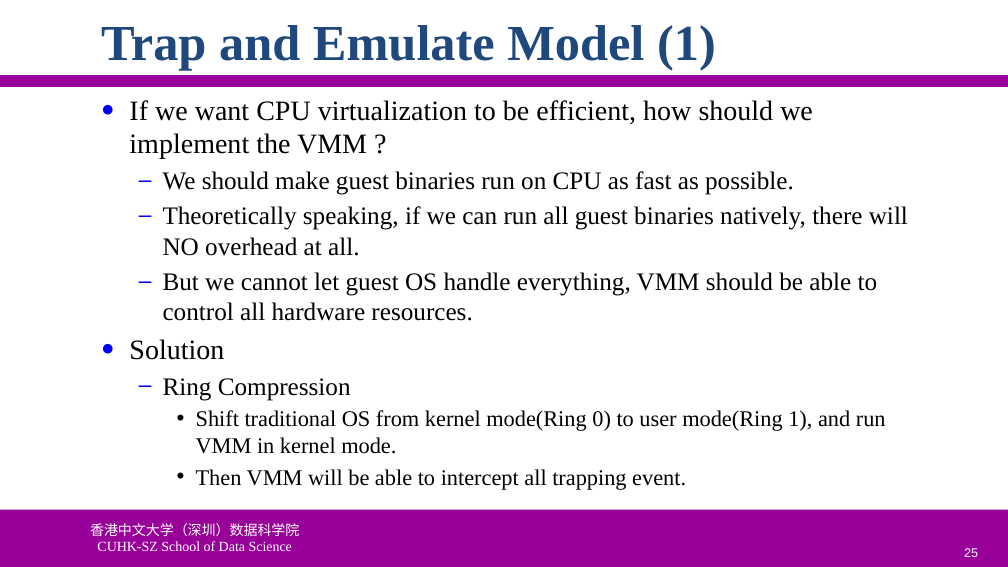
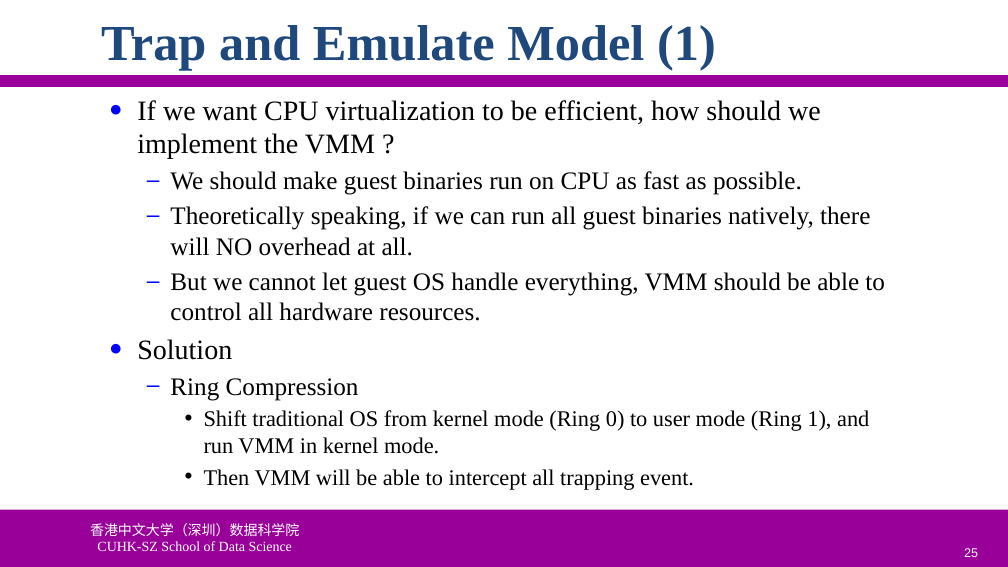
Before and after one commit to ychung1103/ychung1103.github.io, a slide deck: slide 25 of Slides/CSC6103/VT-03 CPU Virtualization.pptx. Drawn at 1008x567 pixels with LibreOffice and Linux fonts; fonts in the diff are those of the drawing; background and template pictures are left out. Boxes give left, top, right and bottom in pixels: in the first picture for what was removed or moved away, otherwise in the second. Text is boxed around its words. In the diff, an @@ line names an element or a change of style, - is before the commit and + after.

```diff
--- a/Slides/CSC6103/VT-03 CPU Virtualization.pptx
+++ b/Slides/CSC6103/VT-03 CPU Virtualization.pptx
@@ text "If we want CPU virtualization ...": place and size @@
-text "If we want CPU virtualization ..." at (129, 100, 908, 490)
+text "If we want CPU virtualization ..." at (137, 100, 885, 490)
@@ text at (204, 410, 869, 454): spaces changed @@
-    • Shift traditional OS from kernel mode(Ring 0) to user mode(Ring 1), and run VMM in kernel mode.
+    • Shift traditional OS from kernel mode (Ring 0) to user mode (Ring 1), and run VMM in kernel mode.
```
Also in this commit, not shown: 11 other slides changed, 2 other files.
